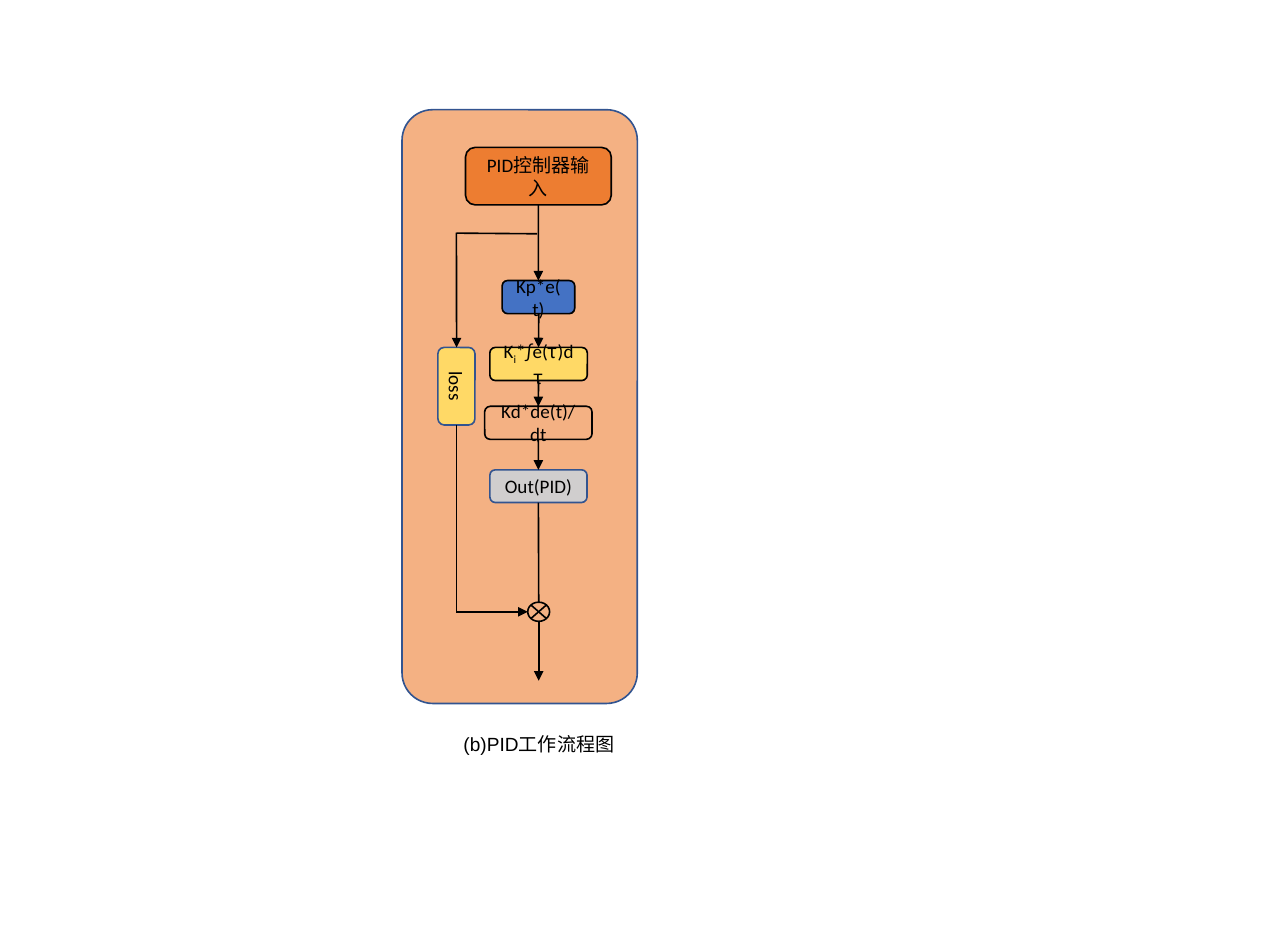
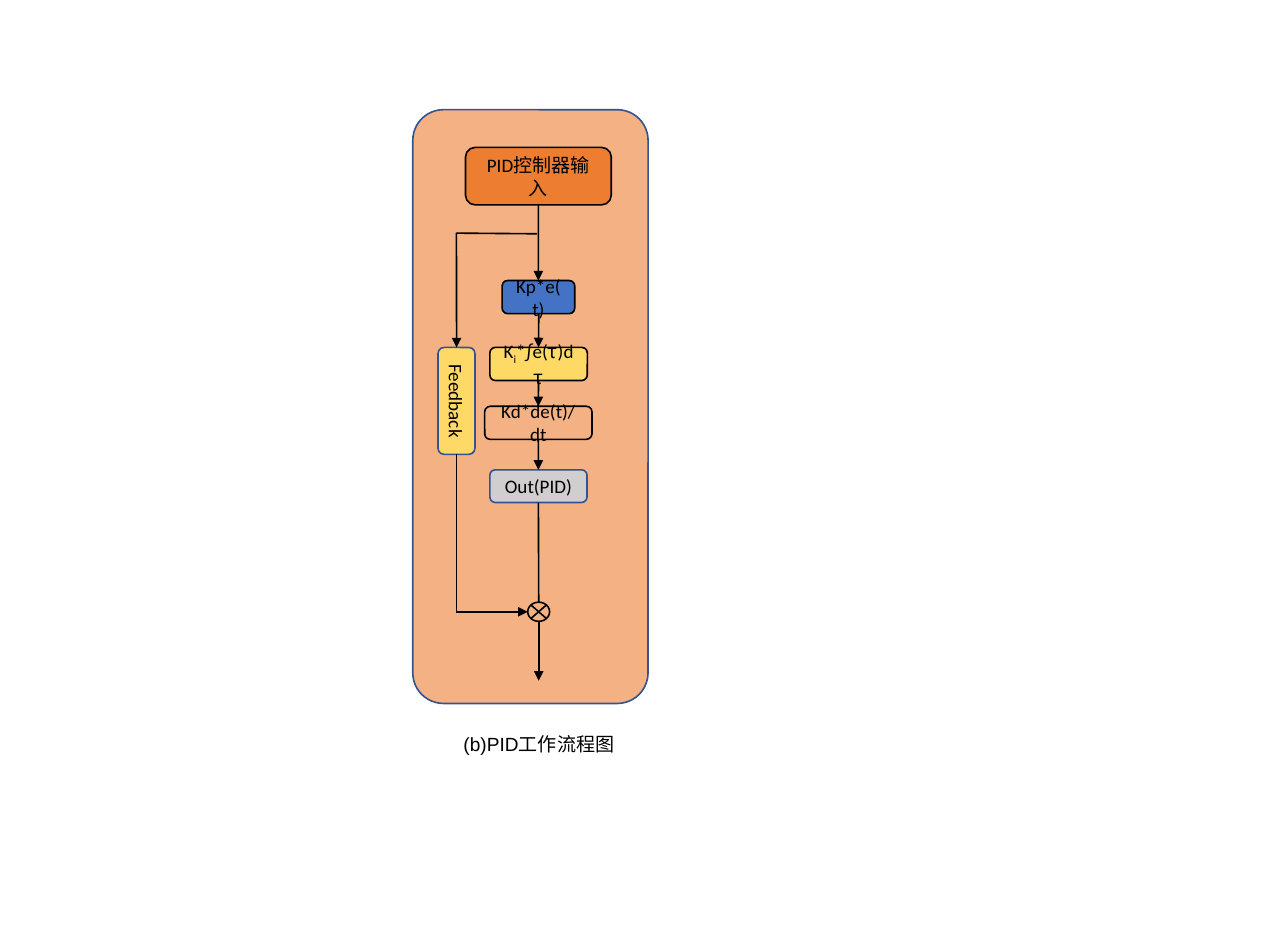
Before and after one commit to Montage-debug/Obesidian, a slide deck: slide 6 of 01-项目实践/机械革命项目/SC-RRT小论文编写/流程图/流程图绘制模板.pptx. Drawn at 1288x946 pixels with LibreOffice and Linux fonts; fonts in the diff are those of the drawing. Boxes give left, top, right and bottom in pixels: in the first picture for what was removed or moved away, otherwise in the second. Text is boxed around its words. In the diff, an @@ line names an element or a change of style, - is before the commit and + after.

Commit message:
docs(flowchart): 更新流程图绘制模板文件
更新了SC-RRT小论文写作中的流程图绘制模板PPTX文件，
用于机械革命项目的实践展示。

```diff
--- a/01-项目实践/机械革命项目/SC-RRT小论文编写/流程图/流程图绘制模板.pptx
+++ b/01-项目实践/机械革命项目/SC-RRT小论文编写/流程图/流程图绘制模板.pptx
@@ rounded rectangle: place and size @@
-rounded rectangle at box(402, 111, 638, 704)
+rounded rectangle at box(412, 111, 648, 704)
@@ rounded rectangle "Feedback": place and size @@
-rounded rectangle "Feedback" at box(438, 348, 475, 426)
+rounded rectangle "Feedback" at box(438, 348, 476, 455)
@@ text in rounded rectangle at box(444, 371, 467, 436): text changed @@
-loss
+Feedback
@@ elbow arrow moved from (456, 426) - (528, 612) to (456, 455) - (528, 612) @@
```
